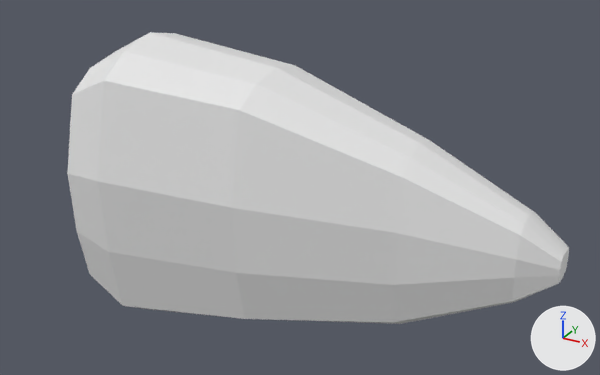
A saved change to the glTF model floppy_fish_godot/Objects/fish_mesh_head.glb.
Before and after are seen from a 50 mm camera at (0.2688, -0.2139, 0.1139) aimed at (0.1503, 0.0016, 0.0061). Lighting does not change. The marker at lower right points along +X, +Y and +Z. Vertices at the same position are counted once.

Names of what the first picture shows: 'Head'.
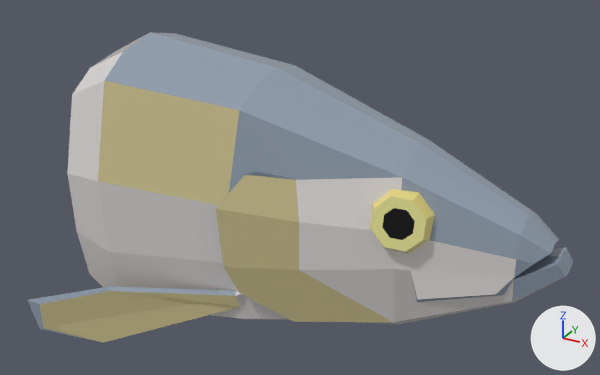
The change, as a list of edits to the scene's bpy script:
```text
Add mat_fishmaterial:
    mat_fishmaterial = bpy.data.materials.new('FishMaterial')
    # nodes: BsdfPrincipled, Mix, OutputMaterial, VertexColor
    # colours: white #e7e7e7
Change me_cube_006:
    used by ob_head; location = (0.0, 0.0, 0.0)
    remove me_cube_006.from_pydata(...)  # 85 vertices, 166 faces; spans x 0.079..0.235, y -0.031..0.031, z -0.051..0.051
    add me_cube_006.from_pydata(...)  # 191 vertices, 358 faces; spans x 0.07..0.237, y -0.044..0.044, z -0.051..0.051
    me_cube_006 part 1: a new loose piece of 24 vertices spanning x 0.183..0.201, y -0.021..-0.013, z 0.002..0.02, in mat_fishmaterial
    me_cube_006 part 2
    16 vertices are removed from x 0.143..0.235, y -0.027..0.027, z -0.014..0.009
    68 faces are deleted
    3 vertices in x 0.235, y -0.005..0.005, z -0.003..-0.002 move by (0.002, 0.0, 0.002)
    2 vertices move from x 0.235, y -0.003..0.003, z -0.003 to x 0.237, y -0.003..0.003, z 0.0
    74 vertices are added at x 0.07..0.234, y -0.044..0.044, z -0.048..0.021
    184 new faces join them
    me_cube_006 part 3: 98 faces spanning x 0.079..0.237, y -0.031..0.031, z -0.051..0.051 switch from no material to mat_fishmaterial
```

Location of each change, [x1, y1, x2, y2] in pixels of the pictures (600 x 375 px):
'Head', reshaped (9% wider, 6% taller): before [67, 32, 569, 324]; after [28, 32, 573, 343]
part 1 of me_cube_006, added (beige): after [370, 189, 435, 254]
part 2 of me_cube_006, built on: before [98, 81, 569, 322]; after [28, 81, 573, 343]
part 3 of me_cube_006, recoloured (white to grey): [67, 32, 534, 323] in both
